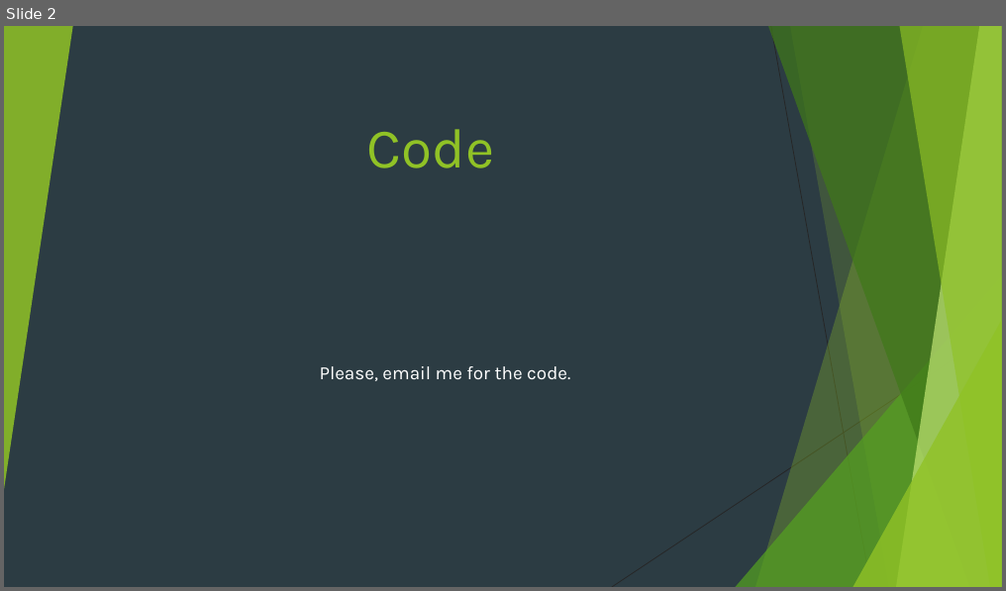
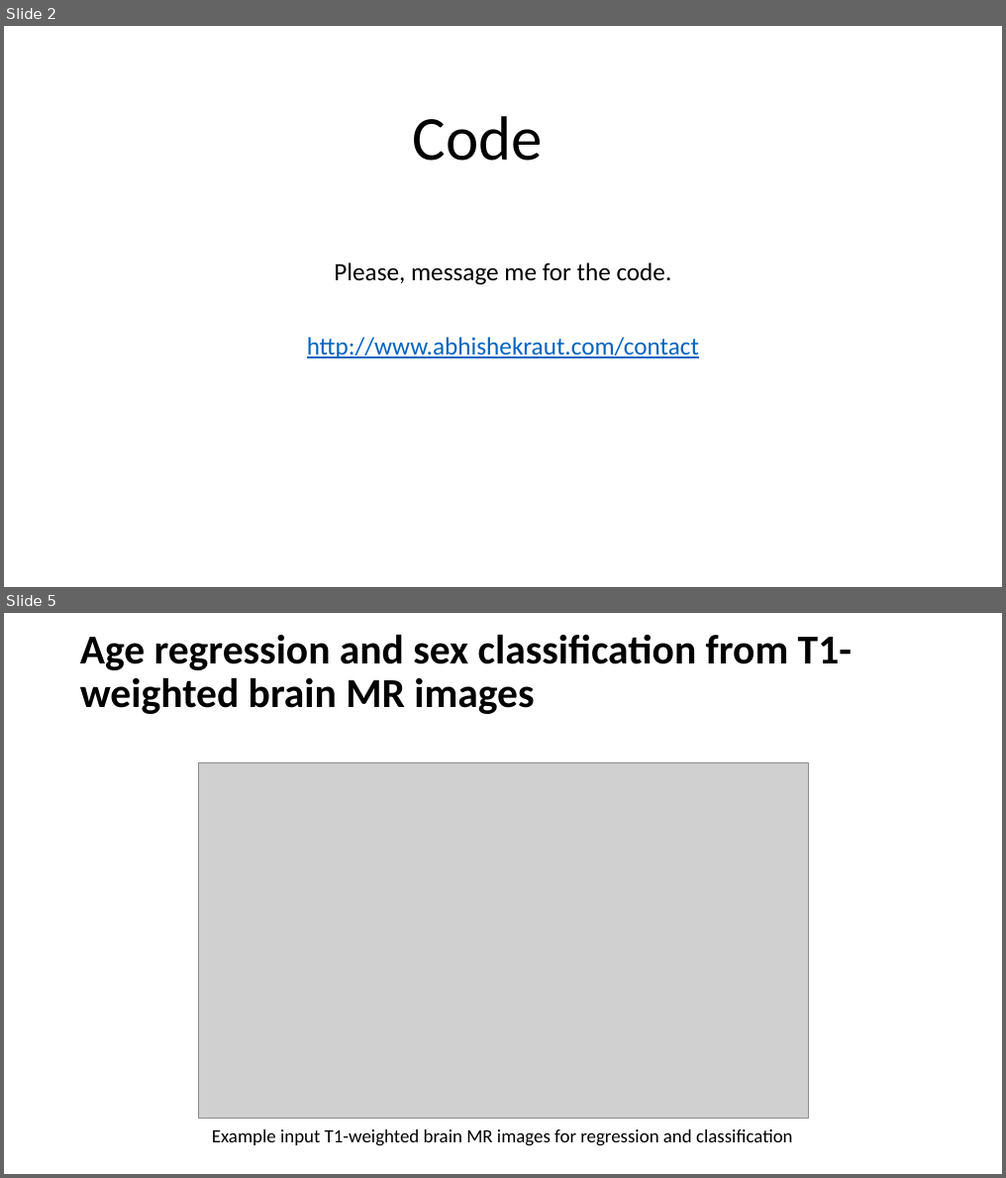
Before and after one commit to araut1/araut1.github.io, a slide deck: media/docs/registeration-framework-ppt.pptx. Shown one above the other, each under a label of ours: slide 2 before the commit, slides 2 and 5 after it; the slides between them are not shown. The pictures are 1006x591 and 1006x1178 pixels, drawn with LibreOffice and Linux fonts; fonts in the diff are those of the drawing; grey boxes stand for pictures. Boxes give left, top, right and bottom in pixels: in the first picture for what was removed or moved away, otherwise in the second. Text is boxed around its words. In the diff, an @@ line names an element or a change of style, - is before the commit and + after.

```diff
--- a/media/docs/registeration-framework-ppt.pptx
+++ b/media/docs/registeration-framework-ppt.pptx
@@ slide 5 added at box(4, 613, 1002, 1174), background #FFFFFF @@
@@ title added at box(80, 634, 851, 714), 39.6 pt, text #000000, bold @@
+Age regression and sex classification from T1-weighted brain MR images
@@ picture added at box(198, 762, 808, 1119) @@
@@ text added at box(212, 1130, 793, 1147), 18 pt, text #000000 @@
+Example input T1-weighted brain MR images for regression and classification
@@ slide 2 changed as well @@
@@ background #2C3C43 to #FFFFFF @@
@@ group removed at box(4, 26, 1002, 587): 5 freeform shapes, 3 triangles, 2 lines @@
@@ title "Code": place and size @@
-title "Code" at box(367, 129, 494, 169)
+title "Code" at box(413, 116, 543, 161)
@@ title "Code" at box(413, 116, 543, 161): size 54 to 60 pt, font Karla to Calibri, text colour #90C226 to #000000; line spacing 1 to 0.9 @@
@@ subtitle at box(307, 263, 699, 359): text changed; size 18 to 24 pt; font Karla to Calibri; text colour #FFFFFF to #0563C1 @@
-Please, email me for the code.
+Please, message me for the code.
+http://www.abhishekraut.com/contact
```
Also in this commit, not shown: 1 other slide changed, 7 other slides added, 1 slide removed, 8 other files.
